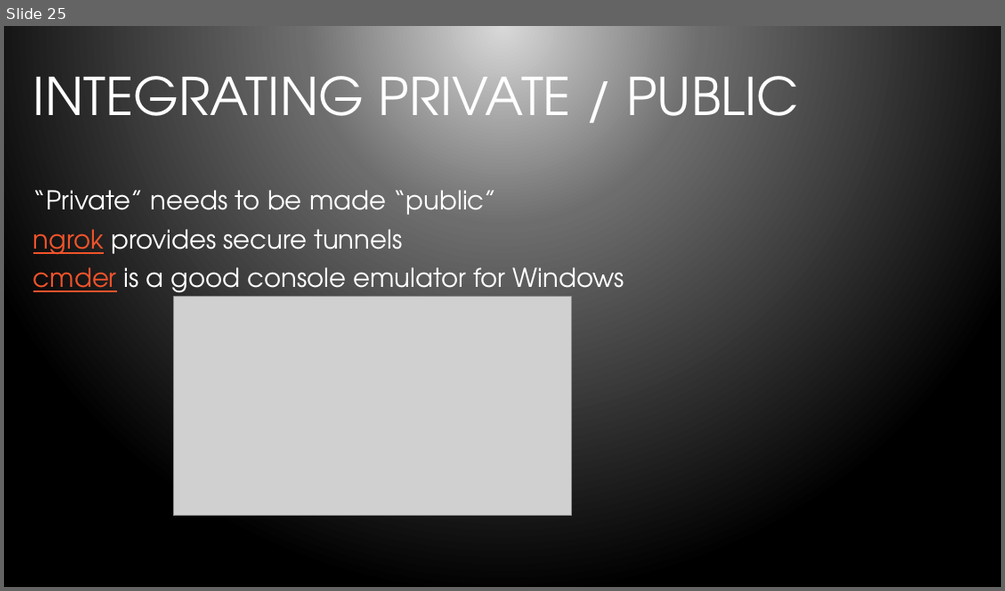
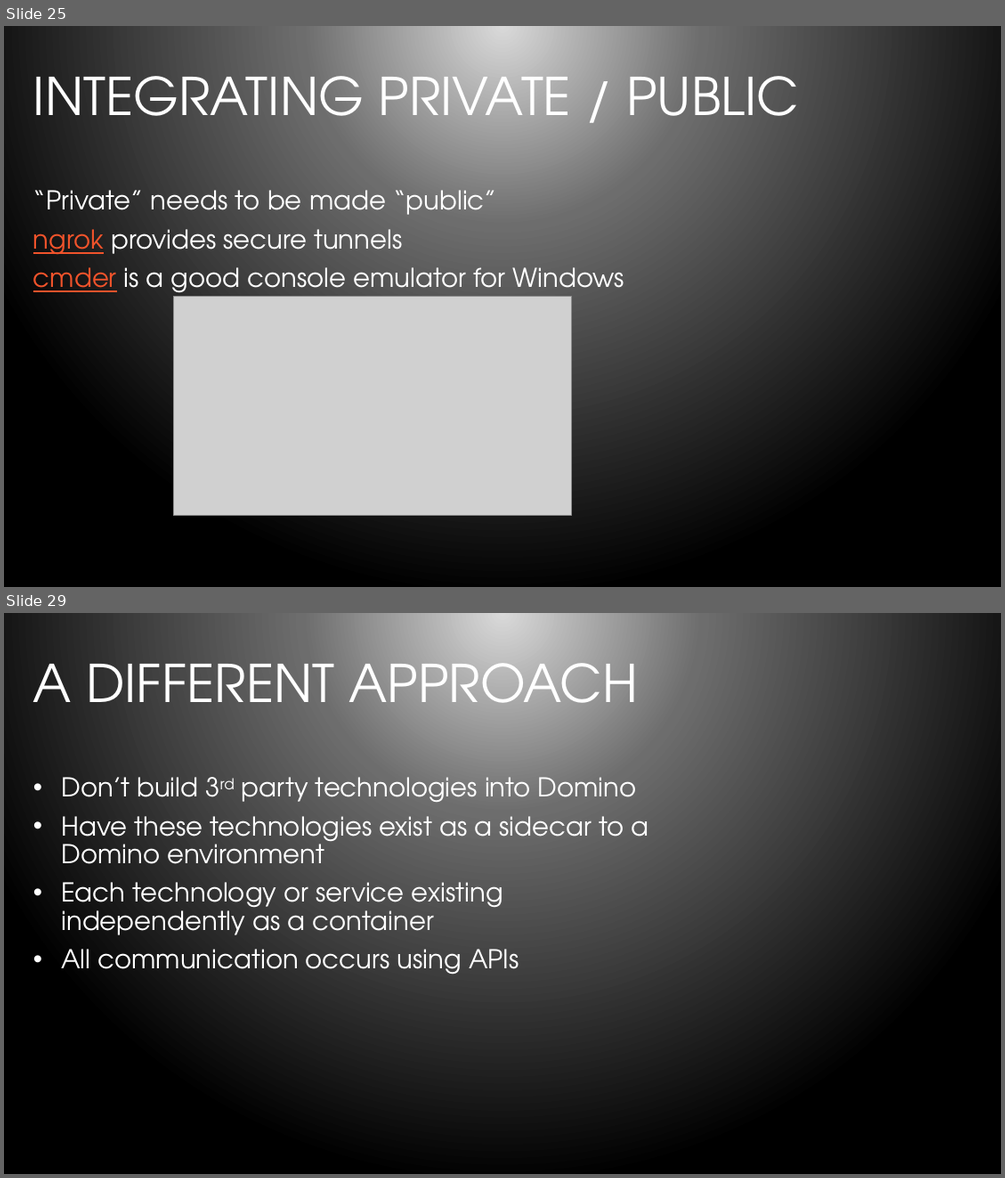
Before and after one commit to bleedingcode/domino-js-masterclass, a slide deck: presentation/8598 Domino and JS.pptx. Shown one above the other, each under a label of ours: slide 25 before the commit, slides 25 and 29 after it; the slides between them are not shown. The pictures are 1005x591 and 1005x1178 pixels, drawn with LibreOffice and Linux fonts; fonts in the diff are those of the drawing; grey boxes stand for pictures; background and template pictures are left out. Boxes give left, top, right and bottom in pixels: in the first picture for what was removed or moved away, otherwise in the second. Text is boxed around its words. In the diff, an @@ line names an element or a change of style, - is before the commit and + after.

```diff
--- a/presentation/8598 Domino and JS.pptx
+++ b/presentation/8598 Domino and JS.pptx
@@ slide 29 added at box(4, 613, 1001, 1174), background gradient #D9D9D9 to #6D6D6D to #000000 @@
@@ title added at box(33, 649, 638, 726), 50 pt, text #FFFFFF @@
+A DIFFERENT APPROACH
@@ text added at box(61, 777, 648, 973), 25 pt, text #FFFFFF @@
+• Don’t build 3rd party technologies into Domino
+• Have these technologies exist as a sidecar to a Domino environment
+• Each technology or service existing independently as a container
+• All communication occurs using APIs
```
Also in this commit, not shown: 3 slides changed, 7 other slides added.
